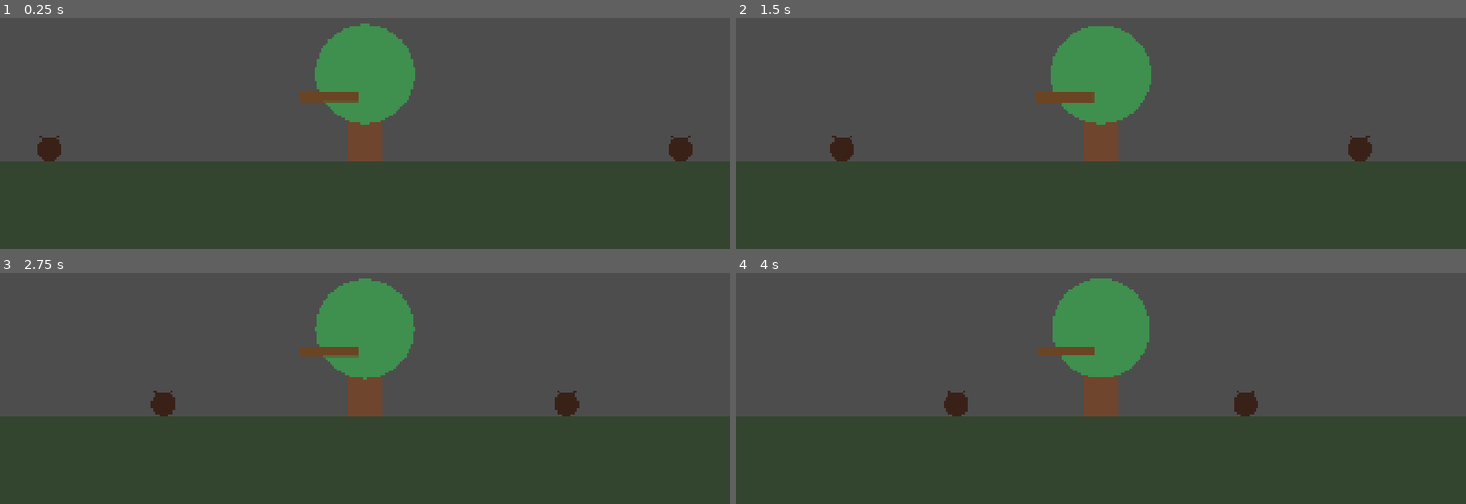
Above: before the commit, frames 1-4 (two rows, left to right).
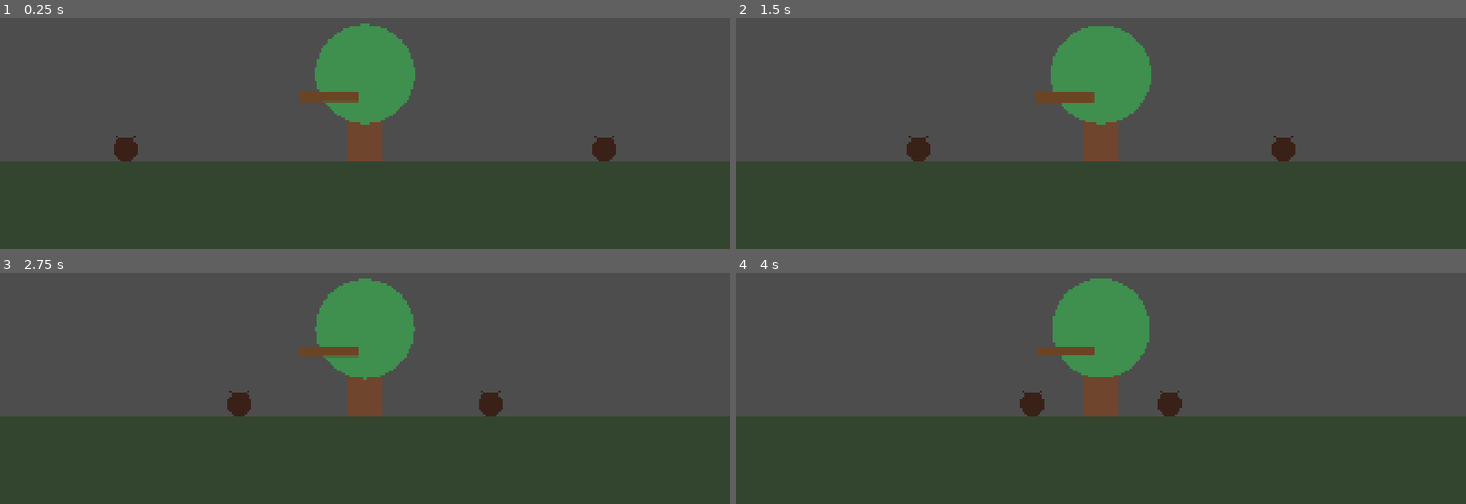
Above: after the commit, the same moments.

Repository: Triggggie/tree-guardian
Game: Godot game, scene res://scenes/main_world.tscn
Same seed, same stepped clock (60 frames per second), same inputs: the game is played once before the commit and once after it. The project has no main scene, so this scene is started directly.
Inputs:
- Up to frame 1 (0.25 s): no input
- Up to frame 2 (1.5 s): no input
- Up to frame 3 (2.75 s): no input
- Up to frame 4 (4 s): no input

The runs differ from the first frame. In frame 1, 1.1% of the frame differs, in the area x 5-95%, y 50-63%; in frame 2, 1.1%; in frame 3, 1.1%, in the area x 20-80%, y 50-63%; in frame 4, 1.1%.

Commit message:
Add enemy health and damage

Diff:
--- a/scenes/main_world.tscn
+++ b/scenes/main_world.tscn
@@ -19,10 +19,10 @@
 position = Vector2(960, 850)
 
 [node name="BarkBeetle" parent="Entities" unique_id=1053252377 instance=ExtResource("3_wjoj8")]
-position = Vector2(100, 818)
+position = Vector2(300, 818)
 
 [node name="BarkBeetleRight" parent="Entities" unique_id=768106959 instance=ExtResource("3_wjoj8")]
-position = Vector2(1820, 818)
+position = Vector2(1620, 818)
 
 [node name="Effects" type="Node2D" parent="." unique_id=1045736026]
 
--- a/scripts/bark_beetle.gd
+++ b/scripts/bark_beetle.gd
@@ -4,6 +4,14 @@
 @export var move_speed: float = 120.0
 @export var target_x: float = 960.0
 @export var stopping_distance: float = 130.0
+@export var max_health: float = 30.0
+
+var current_health: float
+
+
+func _ready() -> void:
+	add_to_group("enemies")
+	current_health = max_health
 
 
 func _physics_process(_delta: float) -> void:
@@ -19,15 +27,33 @@
 	move_and_slide()
 
 
+func take_damage(amount: float) -> void:
+	current_health -= amount
+
+	print(
+		name,
+		" dostal zásah: ",
+		amount,
+		" | zbývá HP: ",
+		current_health
+	)
+
+	if current_health <= 0.0:
+		die()
+
+
+func die() -> void:
+	remove_from_group("enemies")
+	queue_free()
+
+
 func _draw() -> void:
-	# Dočasné tělo brouka.
 	draw_circle(
 		Vector2.ZERO,
 		32.0,
 		Color("3a2118")
 	)
 
-	# Dočasná tykadla.
 	draw_line(
 		Vector2(-12, -22),
 		Vector2(-25, -38),
--- a/scripts/strength_branch.gd
+++ b/scripts/strength_branch.gd
@@ -1,17 +1,23 @@
 extends Node2D
 
 
+@export var attack_range: float = 260.0
 @export var attack_angle_degrees: float = 18.0
 @export var attack_duration: float = 0.12
+@export var damage: float = 10.0
+
+@onready var cooldown_timer: Timer = $CooldownTimer
 
 var resting_rotation: float
+var current_target: Node2D
 
 
 func _ready() -> void:
 	resting_rotation = rotation
+	cooldown_timer.timeout.connect(_on_cooldown_timer_timeout)
 
-	var cooldown_timer := $CooldownTimer
-	cooldown_timer.timeout.connect(_on_cooldown_timer_timeout)
+	if cooldown_timer.is_stopped():
+		cooldown_timer.start()
 
 
 func _draw() -> void:
@@ -25,13 +31,45 @@
 
 
 func _on_cooldown_timer_timeout() -> void:
+	current_target = find_nearest_enemy()
+
+	if current_target == null:
+		return
+
 	perform_attack_animation()
 
 
+func find_nearest_enemy() -> Node2D:
+	var nearest_enemy: Node2D = null
+	var nearest_distance: float = attack_range
+
+	for enemy in get_tree().get_nodes_in_group("enemies"):
+		if not is_instance_valid(enemy):
+			continue
+
+		if enemy is not Node2D:
+			continue
+
+		var distance: float = global_position.distance_to(
+			enemy.global_position
+		)
+
+		if distance < nearest_distance:
+			nearest_distance = distance
+			nearest_enemy = enemy
+
+	return nearest_enemy
+
 func perform_attack_animation() -> void:
-	var attack_rotation := resting_rotation + deg_to_rad(attack_angle_degrees)
+	if not is_instance_valid(current_target):
+		return
 
-	var tween := create_tween()
+	var target_at_attack: Node2D = current_target
+	var attack_rotation: float = (
+		resting_rotation + deg_to_rad(attack_angle_degrees)
+	)
+
+	var tween: Tween = create_tween()
 	tween.set_trans(Tween.TRANS_QUAD)
 	tween.set_ease(Tween.EASE_OUT)
 
@@ -42,6 +80,15 @@
 		attack_duration
 	)
 
+	tween.tween_callback(
+		func() -> void:
+			if (
+				is_instance_valid(target_at_attack)
+				and target_at_attack.has_method("take_damage")
+			):
+				target_at_attack.take_damage(damage)
+	)
+
 	tween.tween_property(
 		self,
 		"rotation",
